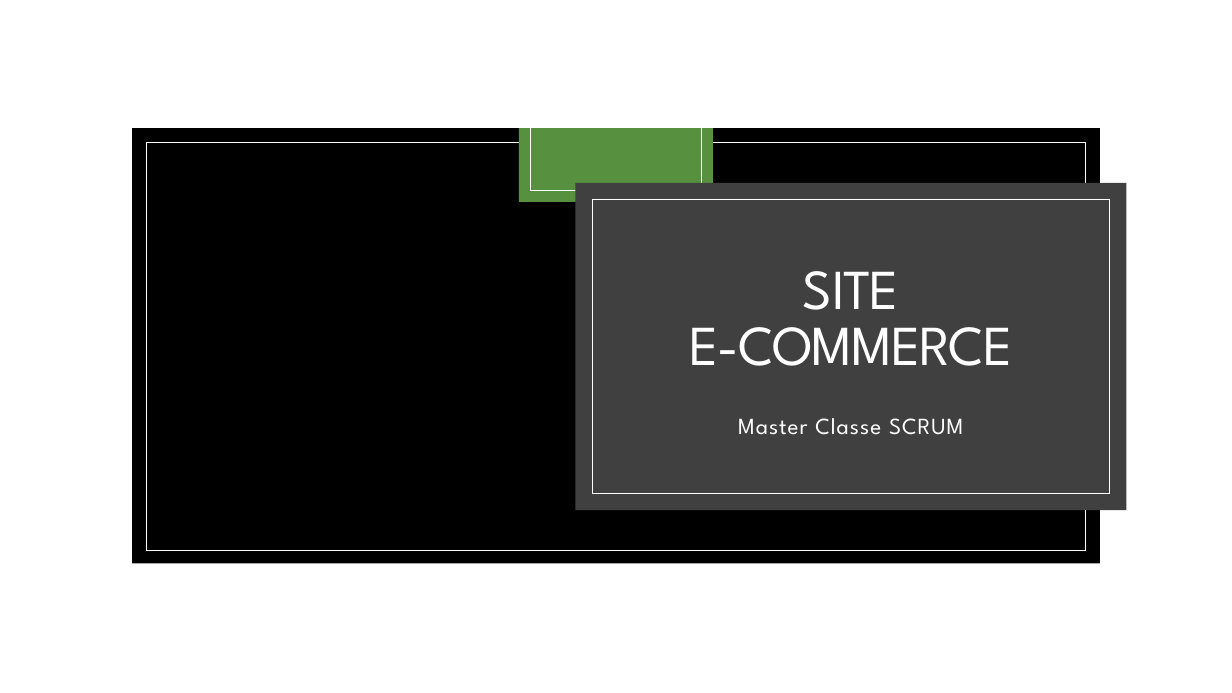
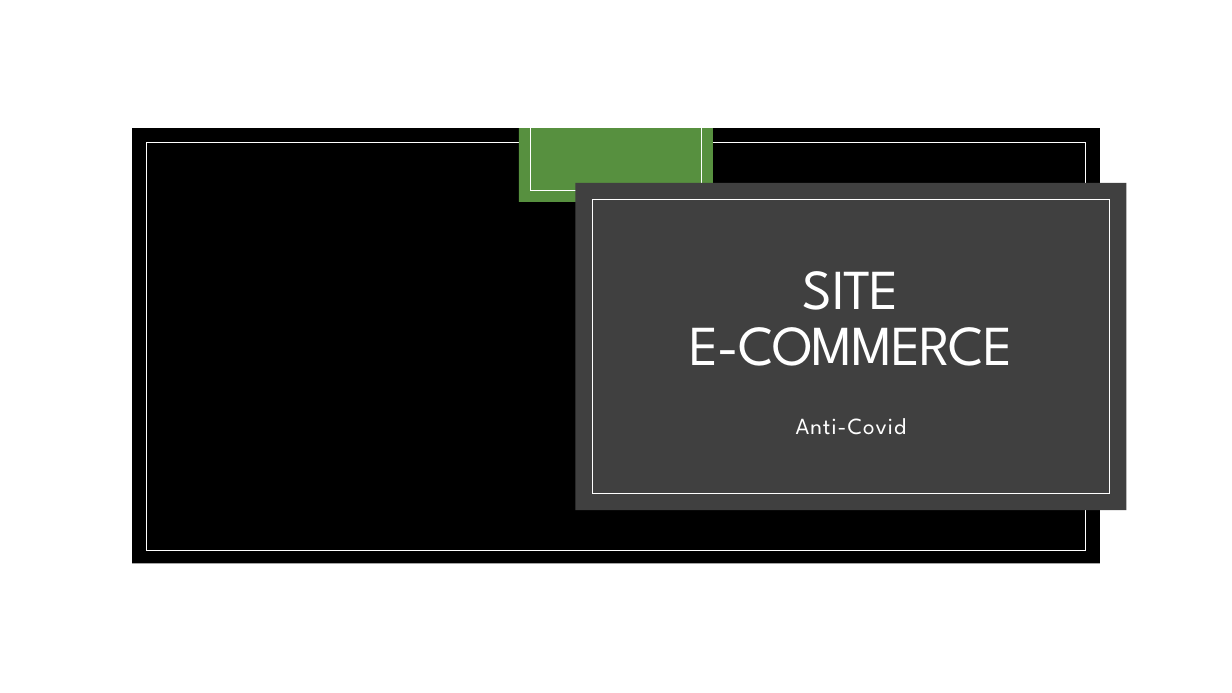
Before and after one commit to JeanTalgornThomas/scrumprojet, a slide deck: slide 1 of présentation.pptx. Drawn at 1232x693 pixels with LibreOffice and Linux fonts; fonts in the diff are those of the drawing; background and template pictures are left out. Boxes give left, top, right and bottom in pixels: in the first picture for what was removed or moved away, otherwise in the second. Text is boxed around its words. In the diff, an @@ line names an element or a change of style, - is before the commit and + after.

```diff
--- a/présentation.pptx
+++ b/présentation.pptx
@@ subtitle at (796,418,907,435): text changed @@
-Master Classe SCRUM
+Anti-Covid
```
Also in this commit, not shown: 2 other slides changed, 1 other file.
